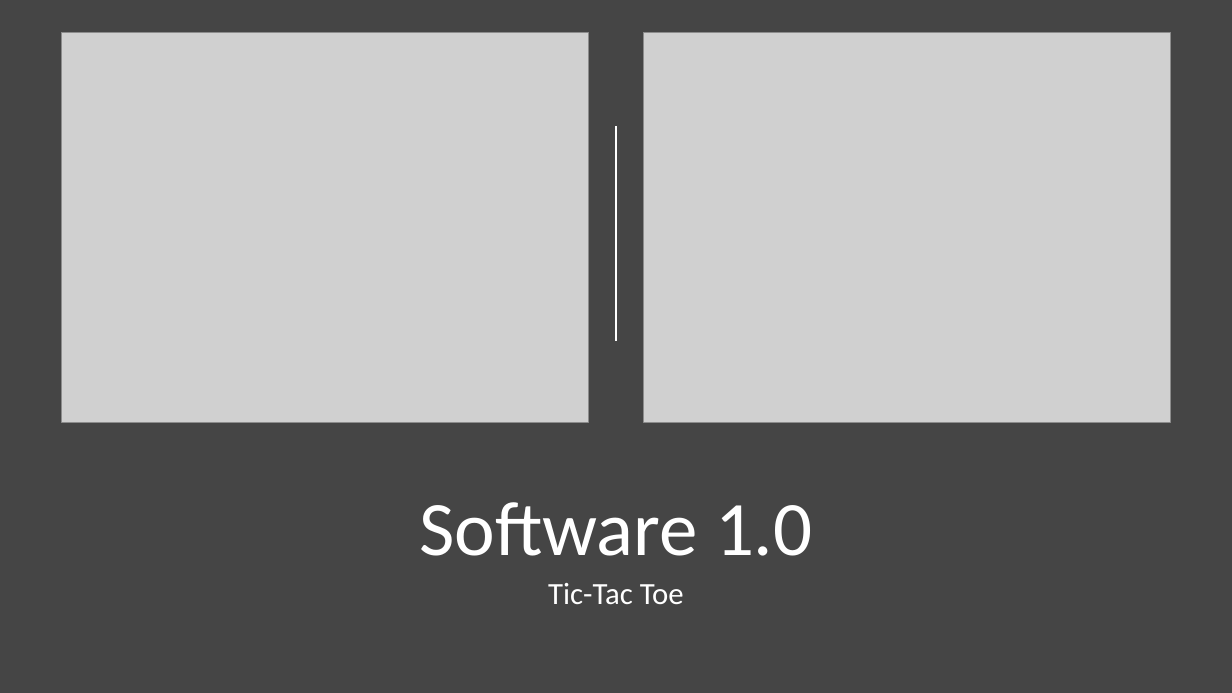
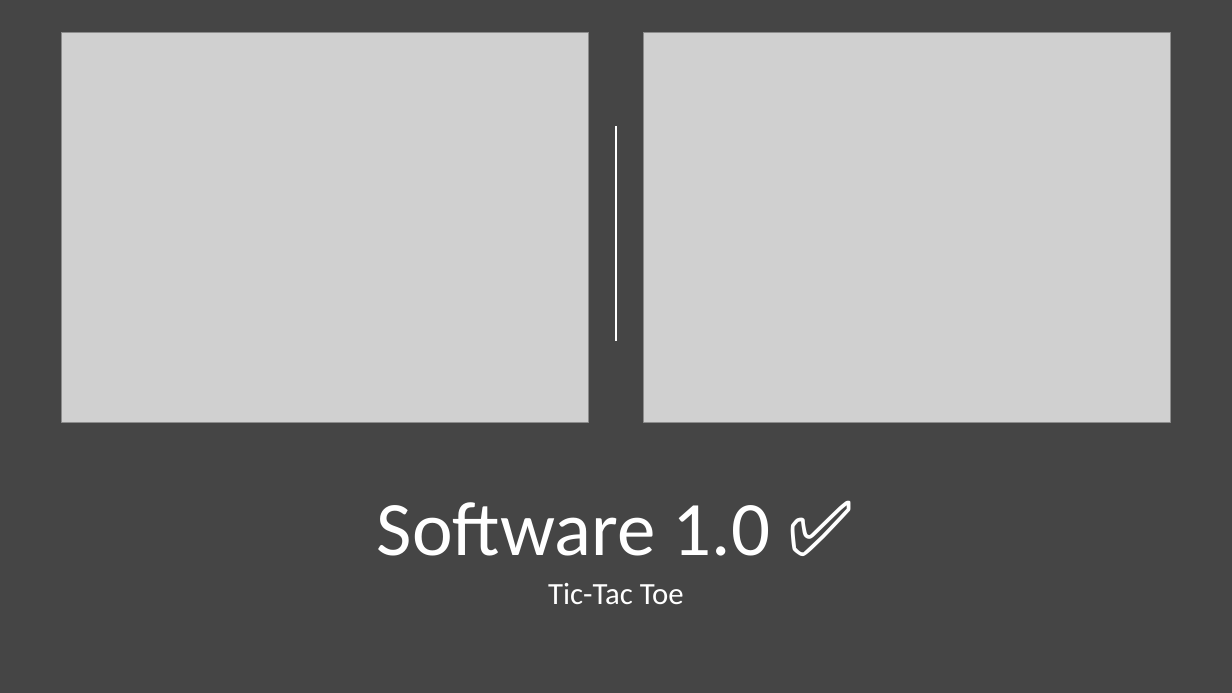
Before and after one commit to natitaw/my-books, a slide deck: slide 5 of presentation/Presentation1.pptx (slide 4 before the commit). Drawn at 1232x693 pixels with LibreOffice and Linux fonts; fonts in the diff are those of the drawing; grey boxes stand for pictures. Boxes give left, top, right and bottom in pixels: in the first picture for what was removed or moved away, otherwise in the second. Text is boxed around its words. In the diff, an @@ line names an element or a change of style, - is before the commit and + after.

```diff
--- a/presentation/Presentation1.pptx
+++ b/presentation/Presentation1.pptx
@@ title at (x1=377, y1=502, x2=770, y2=556): text changed @@
-Software 1.0
+Software 1.0 ✅
```
Also in this commit, not shown: 3 other slides changed, 7 slides added.
